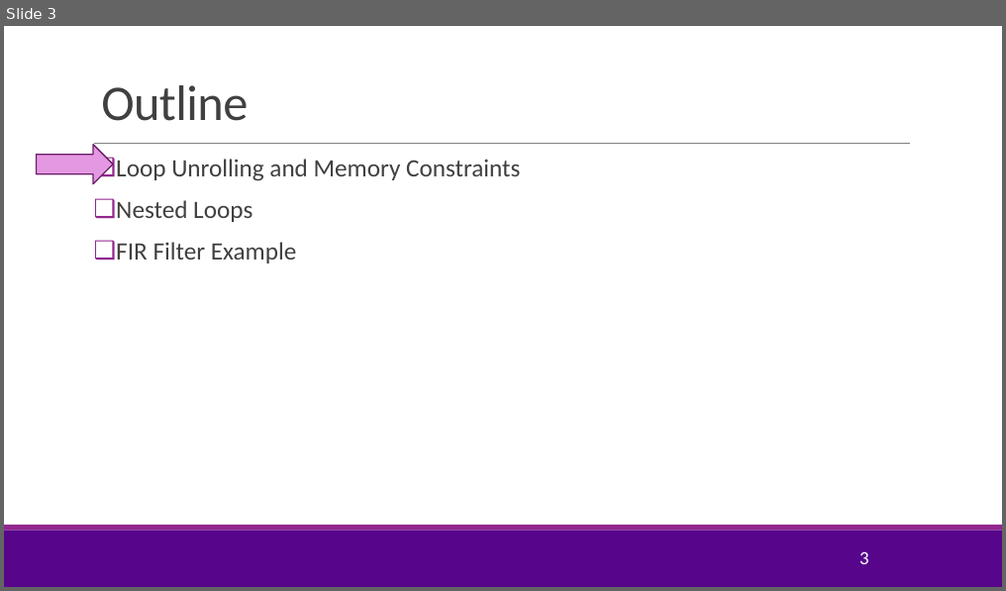
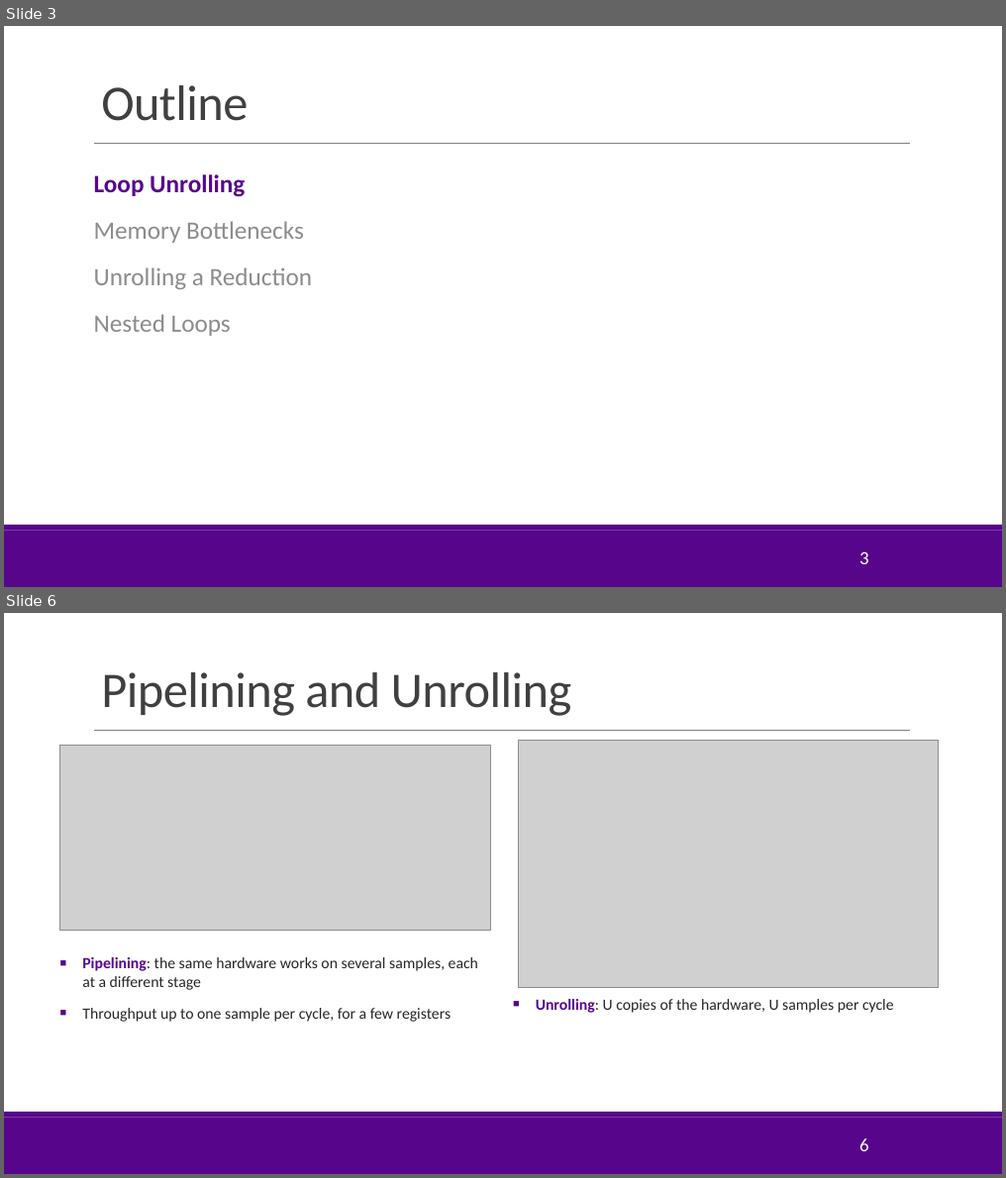
Before and after one commit to sdrangan/hwdesign, a slide deck: units/unit08_unroll/unroll.pptx. Shown one above the other, each under a label of ours: slide 3 before the commit, slides 3 and 6 after it; the slides between them are not shown. The pictures are 1006x591 and 1006x1178 pixels, drawn with LibreOffice and Linux fonts; fonts in the diff are those of the drawing; grey boxes stand for pictures; background and template pictures are left out. Boxes give left, top, right and bottom in pixels: in the first picture for what was removed or moved away, otherwise in the second. Text is boxed around its words. In the diff, an @@ line names an element or a change of style, - is before the commit and + after.

```diff
--- a/units/unit08_unroll/unroll.pptx
+++ b/units/unit08_unroll/unroll.pptx
@@ slide 6 added at <box>4,613,1002,1174</box>, background #FFFFFF; not listed: 3 template elements that a slide beside it also shows @@
@@ title added at <box>101,672,572,716</box>, 48 pt, text #404040 @@
+Pipelining and Unrolling
@@ picture added at <box>60,745,491,930</box> @@
@@ picture added at <box>519,741,939,987</box> @@
@@ text added at <box>82,958,478,1022</box>, 15 pt, text #262626 @@
+■ Pipelining: the same hardware works on several samples, each at a different stage
+■ Throughput up to one sample per cycle, for a few registers
@@ text added at <box>536,999,894,1013</box>, 15 pt, text #262626 @@
+■ Unrolling: U copies of the hardware, U samples per cycle
@@ page number added at <box>859,1139,869,1152</box>, 18 pt, text #FFFFFF @@
+6
@@ slide 3 changed as well @@
@@ right arrow removed at <box>37,144,113,184</box> @@
@@ text "Loop Unrolling": place and size @@
-text "Loop Unrolling" at <box>116,159,520,264</box>
+text "Loop Unrolling" at <box>94,174,312,336</box>
@@ text at <box>94,174,312,289</box>: text changed; text colour #404040 to #8C8C8C @@
-❑ Loop Unrolling and Memory Constraints
+Loop Unrolling
+Memory Bottlenecks
+Unrolling a Reduction
@@ text at <box>116,242,296,264</box>: paragraph removed @@
-❑ FIR Filter Example
@@ text at <box>94,314,231,336</box>: text colour #404040 to #8C8C8C in "Nested Loops"; bullet ❑ to none; line spacing 0.9 to 1; more space between paragraphs @@
@@ rectangle at <box>4,525,1002,530</box>: fill #92278F to #57068C @@
```
Also in this commit, not shown: 6 other slides changed, 33 other slides added, 4 slides removed, 45 other files.
